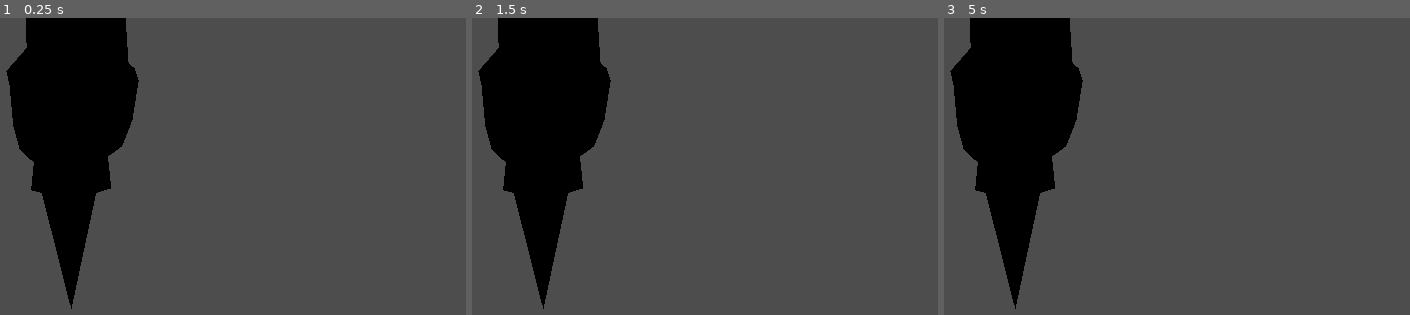
Above: before the commit, frames 1-3 (left to right).
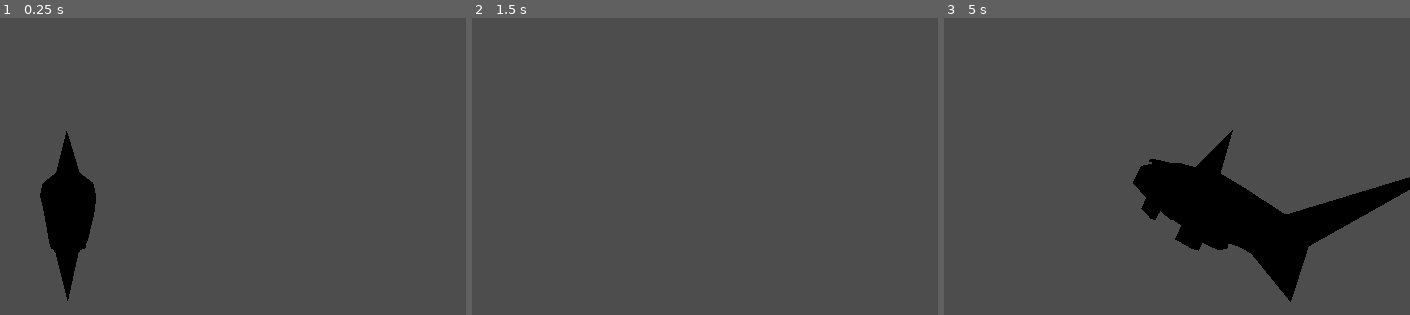
Above: after the commit, the same moments.

Repository: wallysaurus/shark-gaem
Game: Godot game, scene res://camera_3d.tscn
Two runs of this game, one before a commit and one after it. Both use one fixed random seed, a clock stepped at 60 frames per second and the inputs below. Before the commit the project has no main scene; this scene is started directly in both runs.
Inputs (mouse positions are in pixels of both pictures, inside the frame that each line leads up to):
- Up to frame 1 (0.25 s): no input
- Up to frame 2 (1.5 s): tap Enter at 0.5 s; move the mouse to (714, 219) at 0.52 s; hold D 0.53-1.28 s; tap Space at 1.25 s; move the mouse to (outside the picture) at 1.27 s; hold S from 1.28 s (still down)
- Up to frame 3 (5 s): tap Enter at 2, 3.5 s; move the mouse to (1088, 142) at 2.02 s; release S at 2.03 s; hold D 2.03-2.78 s; tap Space at 2.75, 4.25 s; move the mouse to (outside the picture) at 2.77 s; hold W 2.78-3.53 s; move the mouse to (1251, 309) at 3.52 s; hold A from 3.53 s (still down); move the mouse to (outside the picture) at 4.27 s

The runs differ from the first frame. In frame 1, 13% of the frame differs, in the area x 1-30%, y 0-98%; in frame 2, 16%; in frame 3, 26%, in the area x 1-100%, y 0-98%.
Error before the commit: Parse Error: Expected indented block after function declaration. (res://LaserShark.gd:18)

Commit message:
movement changes

Diff:
--- a/GodotProject/LaserShark.gd
+++ b/GodotProject/LaserShark.gd
@@ -1,18 +1,37 @@
 extends CharacterBody3D
 
-@export var speed := 7.0
+@export var speed := 0.5
 
 var _velocity := Vector3.ZERO
 
 @onready var _spring_arm: SpringArm3D = $SpringArm3D
+@onready var _model: Node3D = $Shark
 
 func _physics_process(delta: float) -> void:
-	var move_direction := Vector3.ZERO
-	move_direction.x = Input.get_action_strength("right") - Input.get_action_strength("left")
-	move_direction.y = Input.get_action_strength("forward") - Input.get_action_strength("back")
-	move_direction = move_direction.rotated(Vector3.UP, _spring_arm.rotation.y).normalized()
+	if (Input.is_key_pressed(KEY_W)):
+		_model.global_position += Vector3.FORWARD * speed
+		print(_model.global_position)
+	if (Input.is_key_pressed(KEY_S)):
+		_model.global_position += Vector3.BACK * speed
+		print(_model.global_position)
+	if (Input.is_key_pressed(KEY_A)):
+		_model.global_position += Vector3.LEFT * speed
+		print(_model.global_position)
+	if (Input.is_key_pressed(KEY_D)):
+		_model.global_position += Vector3.RIGHT * speed
+		print(_model.global_position)
 
-	_velocity.x = move_direction.x * speed
-	_velocity.z = move_direction.z * speed
-
-func _process(_delta: float) -> void:
+	#var move_direction := Vector3.ZERO
+	#move_direction.x = Input.get_action_strength("right") - Input.get_action_strength("left")
+	#move_direction.y = Input.get_action_strength("forward") - Input.get_action_strength("back")
+	#move_direction = move_direction.rotated(Vector3.UP, _spring_arm.rotation.y).normalized()
+	#
+	#_velocity.x = move_direction.x * speed
+	#_velocity.z = move_direction.z * speed
+	#
+	#if _velocity.length() > 0.2:
+		#var look_direction = Vector2(_velocity.z, _velocity.x)
+		#_model.rotation.y = look_direction.angle()
+	#
+#func _process(_delta: float) -> void:
+	#_spring_arm.translation = Translation
--- /dev/null
+++ b/GodotProject/SpringArm3D.gd
@@ -0,0 +1,15 @@
+extends SpringArm3D
+
+@export var mouse_sensitivity := 0.05
+
+
+func _ready() -> void:
+	set_as_top_level(true)
+
+#func _unhandled_input(event: InputEvent) -> void:
+	#if event is InputEventMouseMotion:
+		#rotation_degrees.x -= event.relative.y * mouse_sensitivity
+		#rotation_degrees.x = clamp(rotation_degrees.x, -90.0, 30.0)
+#
+		#rotation_degrees.y -= event.relative.x * mouse_sensitivity
+		#rotation_degrees.y = wrapf(rotation_degrees.y, 0.0, 360.0)
--- a/GodotProject/camera_3d.tscn
+++ b/GodotProject/camera_3d.tscn
@@ -1,13 +1,13 @@
-[gd_scene load_steps=4 format=3 uid="uid://ci7b0gs0h7s0f"]
+[gd_scene load_steps=5 format=3 uid="uid://ci7b0gs0h7s0f"]
 
 [ext_resource type="Script" path="res://LaserShark.gd" id="1_f13ln"]
 [ext_resource type="PackedScene" uid="uid://jkaai1iigpt1" path="res://LaserShark.gltf" id="1_lgioi"]
+[ext_resource type="Script" path="res://SpringArm3D.gd" id="3_qqu3t"]
 
 [sub_resource type="CapsuleShape3D" id="CapsuleShape3D_ryshs"]
 
 [node name="CharacterBody3D" type="CharacterBody3D"]
 script = ExtResource("1_f13ln")
-speed = null
 
 [node name="CollisionShape3D" type="CollisionShape3D" parent="."]
 shape = SubResource("CapsuleShape3D_ryshs")
@@ -15,7 +15,11 @@
 [node name="Shark" parent="." instance=ExtResource("1_lgioi")]
 transform = Transform3D(-4.37114e-08, 0, 1, 0, 1, 0, -1, 0, -4.37114e-08, -0.0945831, 0, 0.19456)
 
-[node name="SpringArm3D" type="SpringArm3D" parent="."]
+[node name="SpringArm3D" type="SpringArm3D" parent="Shark"]
+transform = Transform3D(-4.37114e-08, 0, -1, 0, 1, 0, 1, 0, -4.37114e-08, -0.44, 0.57, 0.095)
+script = ExtResource("3_qqu3t")
 
-[node name="Camera3D" type="Camera3D" parent="SpringArm3D"]
+[node name="Camera3D" type="Camera3D" parent="Shark/SpringArm3D"]
 transform = Transform3D(1, 0, 0, 0, 0.892192, 0.451656, 0, -0.451656, 0.892192, 0.03, 1.591, 2)
+keep_aspect = 0
+fov = 119.1
--- a/GodotProject/project.godot
+++ b/GodotProject/project.godot
@@ -11,5 +11,6 @@
 [application]
 
 config/name="SharkGame"
+run/main_scene="res://camera_3d.tscn"
 config/features=PackedStringArray("4.2", "Forward Plus")
 config/icon="res://icon.svg"
